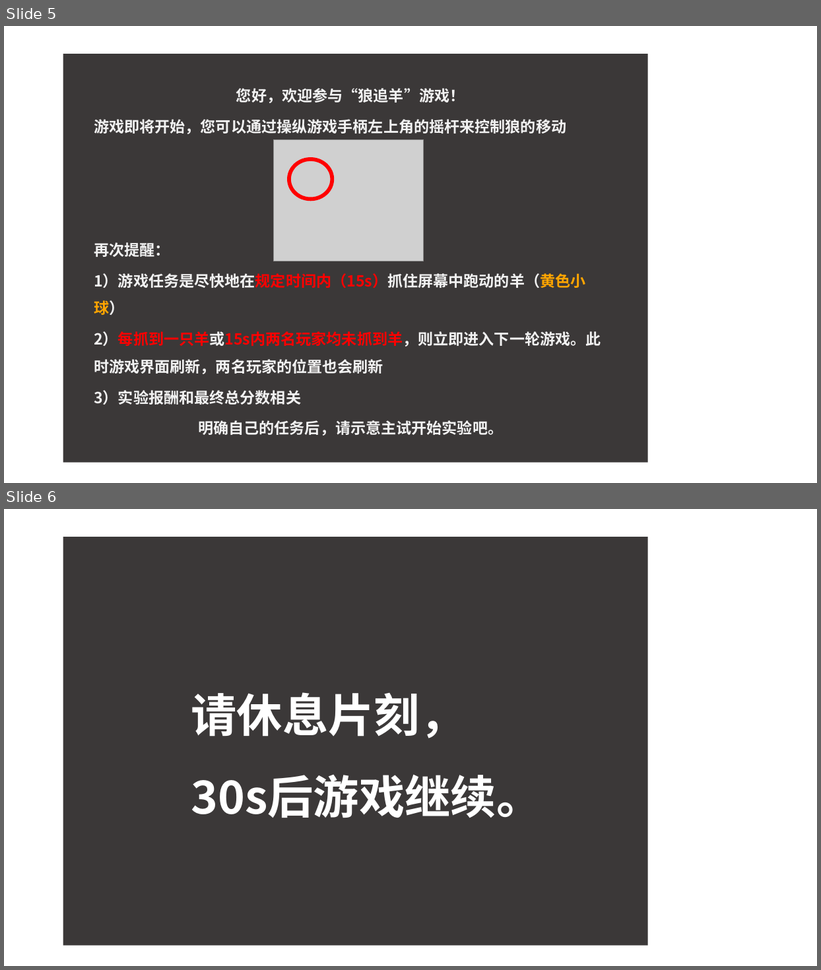
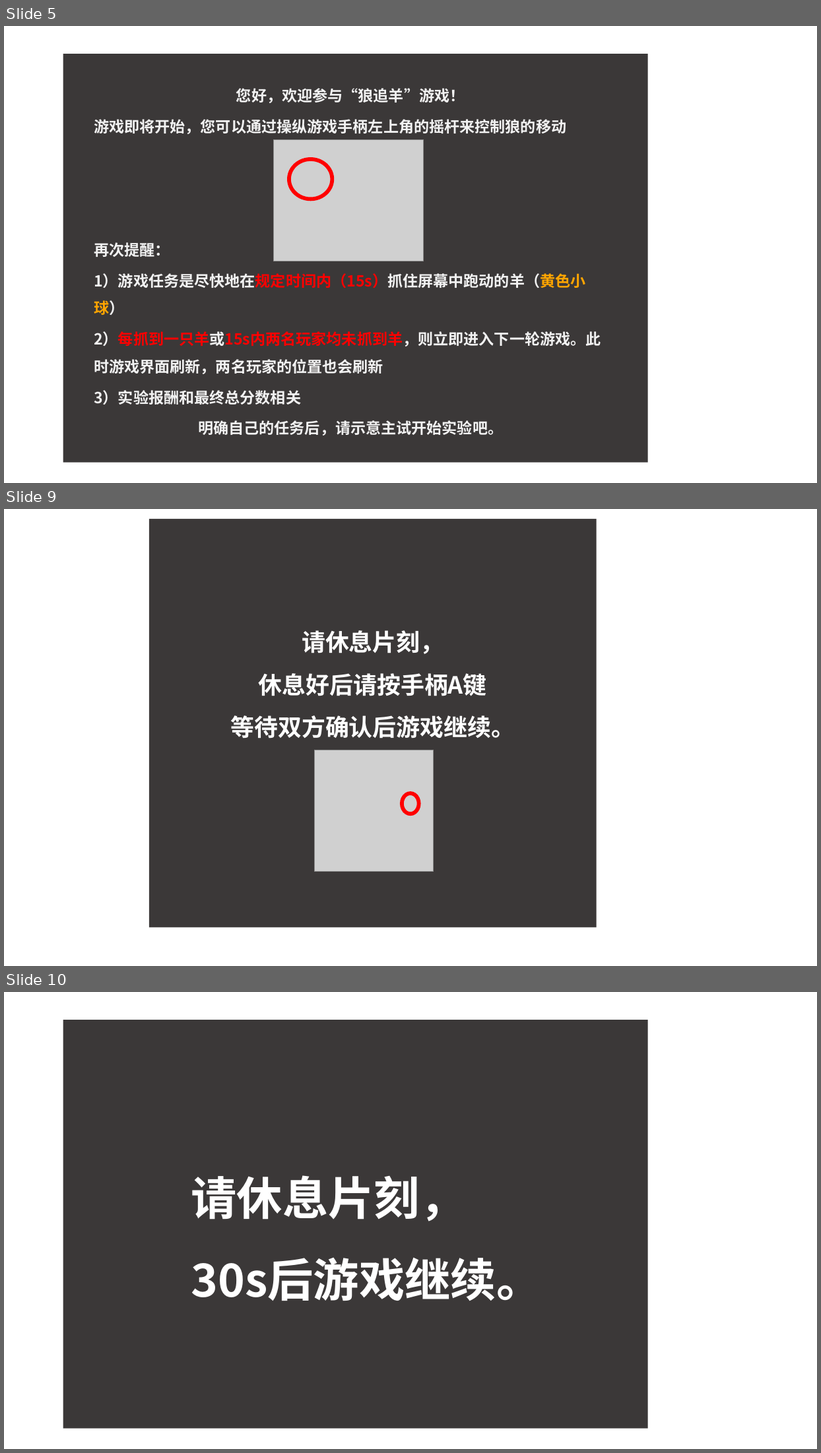
Before and after one commit to ChenyaGu/imagineWeCooperation, a slide deck: pictures/introduction.pptx. Shown one above the other, each under a label of ours: slides 5 and 6 before the commit, slides 5, 9 and 10 after it; the slides between them are not shown. The pictures are 821x970 and 821x1453 pixels, drawn with LibreOffice and Linux fonts; fonts in the diff are those of the drawing; grey boxes stand for pictures. Boxes give left, top, right and bottom in pixels: in the first picture for what was removed or moved away, otherwise in the second. Text is boxed around its words. In the diff, an @@ line names an element or a change of style, - is before the commit and + after.

```diff
--- a/pictures/introduction.pptx
+++ b/pictures/introduction.pptx
@@ slide 9 added at (4, 509, 817, 966), background #FFFFFF @@
@@ rectangle added at (149, 519, 596, 928), fill #3B3838, 28 pt, text #FFFFFF, bold @@
+        请休息片刻，
+        休息好后请按手柄A键
+        等待双方确认后游戏继续。
@@ picture added at (314, 750, 434, 871) @@
@@ ellipse added at (402, 794, 418, 815), outline #FF0000 4.5 pt @@
@@ what was slide 6 is now slide 10 @@
```
Also in this commit, not shown: 3 other slides added, 9 other files.
